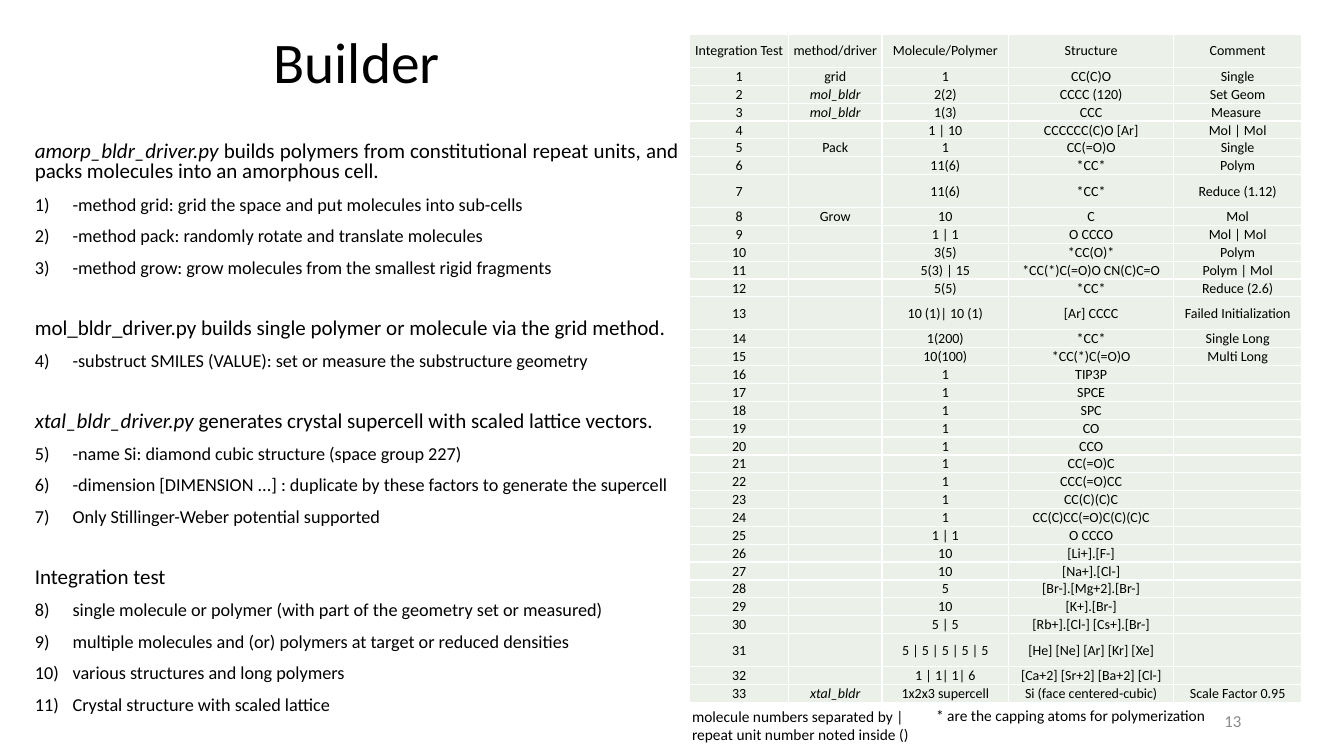
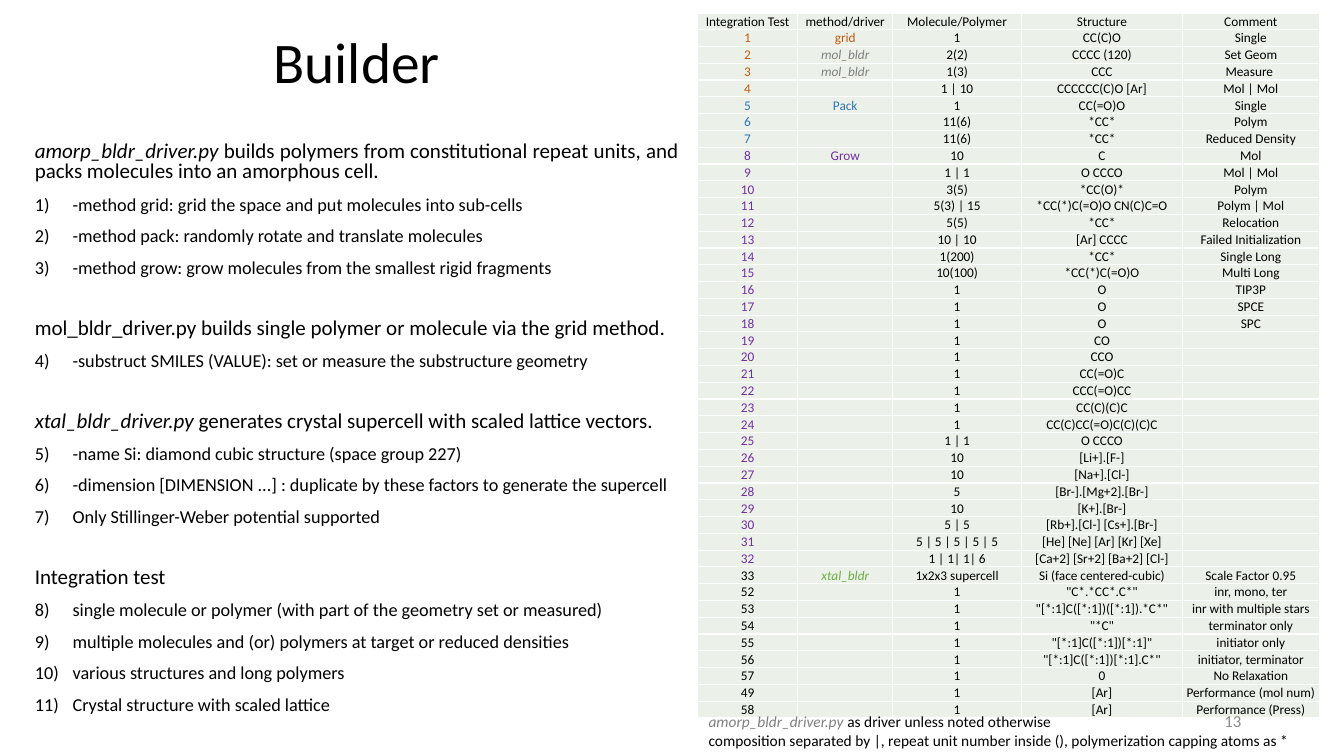
Before and after one commit to zhteg4pvt/nemd, a slide deck: slide 13 of docs/power_point/nemd.pptx. Drawn at 1344x756 pixels with LibreOffice and Linux fonts; fonts in the diff are those of the drawing. Boxes give left, top, right and bottom in pixels: in the first picture for what was removed or moved away, otherwise in the second. Text is boxed around its words. In the diff, an @@ line names an element or a change of style, - is before the commit and + after.

Commit message:
itest 0013: Initiation failture itest of polymer cru, performance, single atom/frame, and no relaxation added to nemd.pptx

```diff
--- a/docs/power_point/nemd.pptx
+++ b/docs/power_point/nemd.pptx
@@ table at [698, 13, 1320, 722] @@
-row 8, column 5: Reduce (1.12)
+row 8, column 5: Reduced Density
-row 13, column 5: Reduce (2.6)
+row 13, column 5: Relocation
-row 14, column 3: 10 (1)| 10 (1)
+row 14, column 3: 10 | 10
-row 17, column 4: TIP3P
+row 17, column 4: O
-row 17, column 5: 
+row 17, column 5: TIP3P
-row 18, column 4: SPCE
+row 18, column 4: O
-row 18, column 5: 
+row 18, column 5: SPCE
-row 19, column 4: SPC
+row 19, column 4: O
-row 19, column 5: 
+row 19, column 5: SPC
+row 35: 52 |  | 1 | "C*.*CC*.C*" | inr, mono, ter
+row 36: 53 |  | 1 | "[*:1]C([*:1])([*:1]).*C*" | inr with multiple stars
+row 37: 54 |  | 1 | "*C" | terminator only
+row 38: 55 |  | 1 | "[*:1]C([*:1])[*:1]" | initiator only
+row 39: 56 |  | 1 | "[*:1]C([*:1])[*:1].C*" | initiator, terminator
+row 40: 57 |  | 1 | 0 | No Relaxation
+row 41: 49 |  | 1 | [Ar] | Performance (mol num)
+row 42: 58 |  | 1 | [Ar] | Performance (Press)
@@ table: place and size @@
-table at [690, 34, 1303, 705]
+table at [698, 13, 1320, 722]
@@ text at [709, 716, 1276, 749]: text changed @@
-molecule numbers separated by |
-repeat unit number noted inside ()
+amorp_bldr_driver.py as driver unless noted otherwise
+composition separated by |, repeat unit number inside (), polymerization capping atoms as *
@@ text removed at [947, 710, 1205, 724] @@
-* are the capping atoms for polymerization
```
Also in this commit, not shown: 4 other slides changed, 6 other files.
